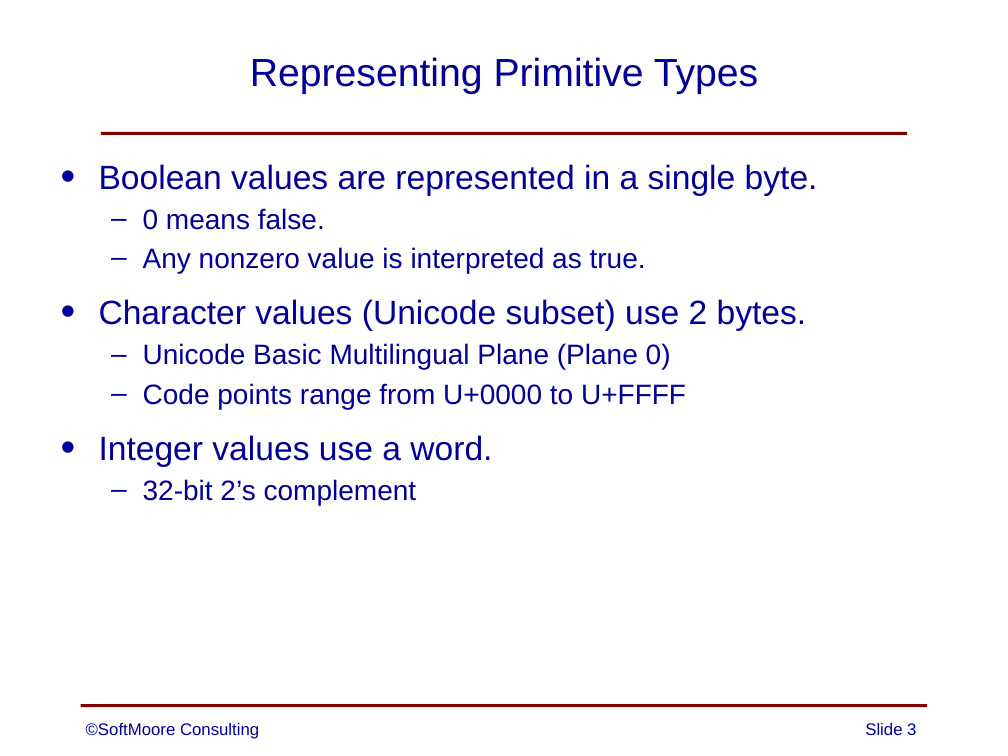
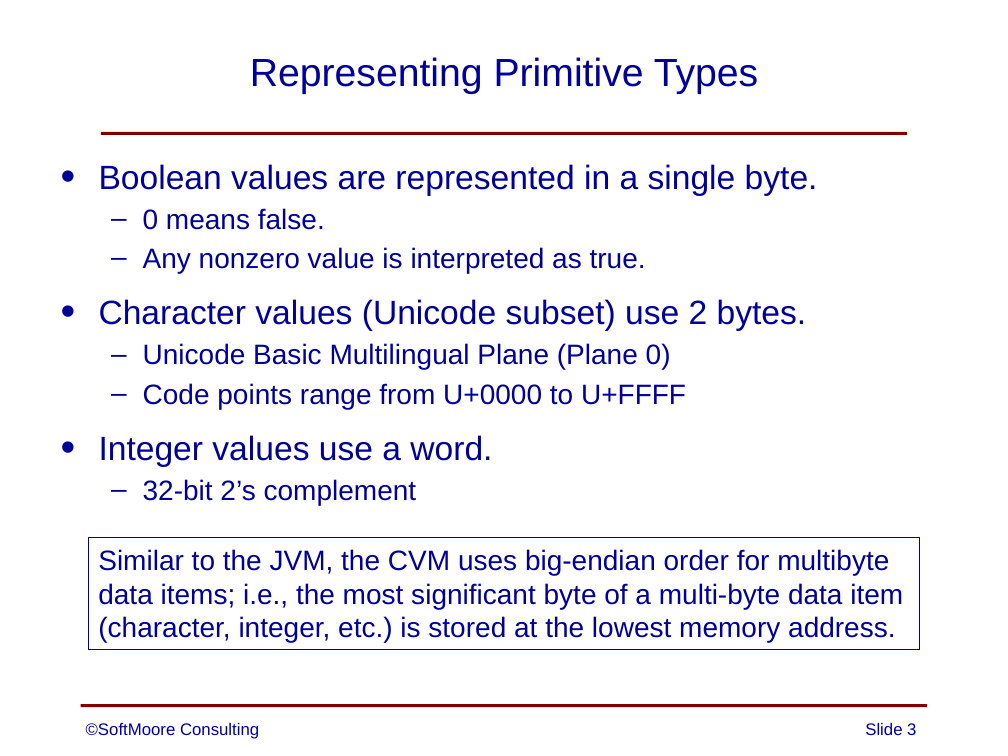
Before and after one commit to SoftMoore/CPRL-Java-4th, a slide deck: slide 3 of PowerPoints/10 - CVM.pptx. Drawn at 1008x756 pixels with LibreOffice and Linux fonts; fonts in the diff are those of the drawing. Boxes give left, top, right and bottom in pixels: in the first picture for what was removed or moved away, otherwise in the second. Text is boxed around its words. In the diff, an @@ line names an element or a change of style, - is before the commit and + after.

```diff
--- a/PowerPoints/10 - CVM.pptx
+++ b/PowerPoints/10 - CVM.pptx
@@ rectangle added at [89,537,920,649], outline #000099 0.75 pt, 20 pt, text #000099 @@
+Similar to the JVM, the CVM uses big-endian order for multibyte
+data items; i.e., the most significant byte of a multi-byte data item
+(character, integer, etc.) is stored at the lowest memory address.
```
Also in this commit, not shown: 1 other slide changed.
